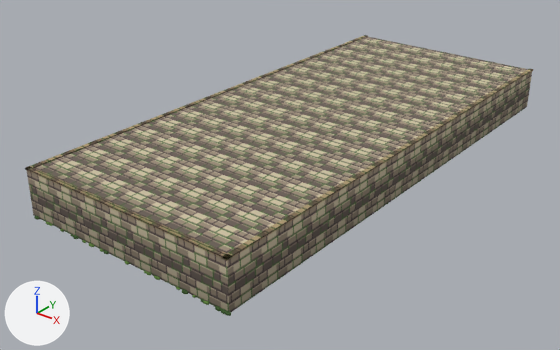
The glTF model games/hearthmoor/areas/prismvault/public/art/kit/scene_wall_e.glb, before and after one commit.
The view is the same before and after, from a 50 mm camera at (33.7, -47.0, 26.0) aimed at (-1.4, -3.1, -1.2). Lighting does not change. The marker at lower left points along +X, +Y and +Z. The older version comes first. Vertices at exactly the same position are counted once.

The first picture shows 'scene_wall_e'.
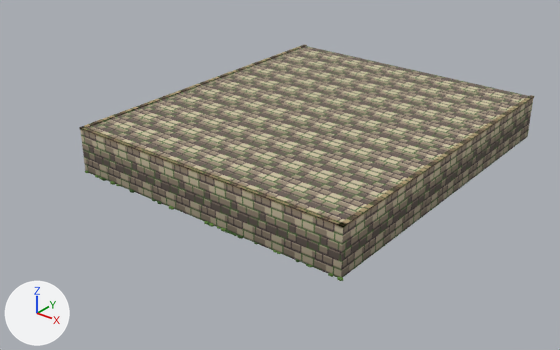
Boxes (x1, y1, x2, y2) around the edits, measured in the pictures (560 x 350 px; the box of a moved part takes in the faces that stretch with it):
'scene_wall_e', reshaped (10% narrower, 16% shorter): before (25, 35, 533, 316); after (79, 45, 534, 281)
part 1 of me_scene_wall_e, moved or reshaped: before (225, 311, 231, 316); after (337, 277, 343, 281)
part 2 of me_scene_wall_e, rebuilt (10% narrower, 19% shorter): before (25, 35, 533, 261); after (79, 45, 534, 228)
part 3 of me_scene_wall_e, rebuilt (10% narrower, 16% shorter): before (27, 37, 532, 312); after (80, 46, 533, 278)

Patch to the scene script:
```diff
--- a/games/hearthmoor/areas/prismvault/public/art/kit/scene_wall_e.glb.py
+++ b/games/hearthmoor/areas/prismvault/public/art/kit/scene_wall_e.glb.py
@@ me_scene_wall_e @@
 # used by ob_scene_wall_e; location = (0.0, 0.0, 0.0)
-me_scene_wall_e.from_pydata(...)  # 378 vertices, 648 faces; spans x -9.1..9.3, y -21.0..20.9, z -0.1..3.7
+me_scene_wall_e.from_pydata(...)  # 490 vertices, 840 faces; spans x -12.1..12.2, y -14.2..14.1, z -0.1..3.7
+# me_scene_wall_e part 1: the loose piece of 14 vertices spanning x 8.8..9.3, y -21.0..-20.7, z -0.1..0.2 is moved by (2.9, 6.8, 0.0)
+# me_scene_wall_e part 2: the loose piece of 20 vertices spanning x -9.1..9.1, y -20.9..20.9, z 3.5..3.7 is rebuilt with 20 vertices and now spans x -12.1..12.1, y -14.1..14.1, z 3.5..3.7
+# me_scene_wall_e part 3: the loose piece of 8 vertices spanning x -9.1..9.1, y -20.8..20.8, z 0.0..3.6 is rebuilt with 8 vertices and now spans x -12.0..12.0, y -14.0..14.0, z 0.0..3.6
+# other edits to the shape of me_scene_wall_e do not show in these pictures
 me_scene_wall_e.materials.append(mat_paint)
```
